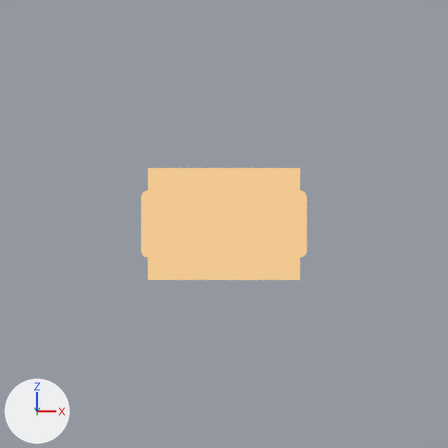
The Blender file art/source/blender/epave_pot.blend: old version first, new version second.
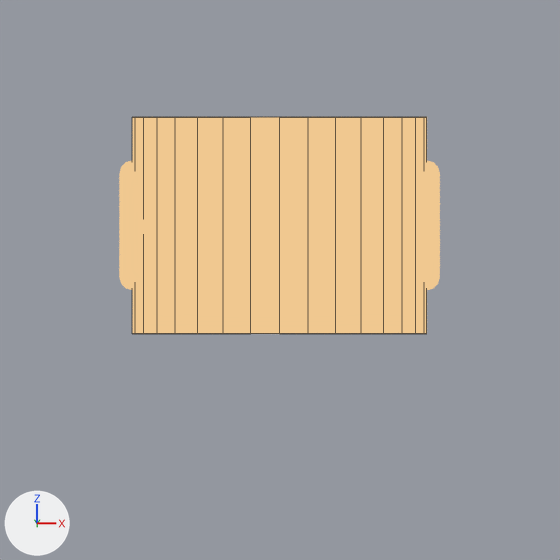
Each version appears first from the file's camera 'Camera', and next in a close-up on the part from 18% to 82% of the width and 24% to 89% of the height. The lights are fixed; the arrows at lower left show +X, +Y and +Z. The first two pictures are the older version. The close-ups show mesh edges as thin lines.

In view in the first close-up: 'anse_1', 'anse_2', 'pot'.
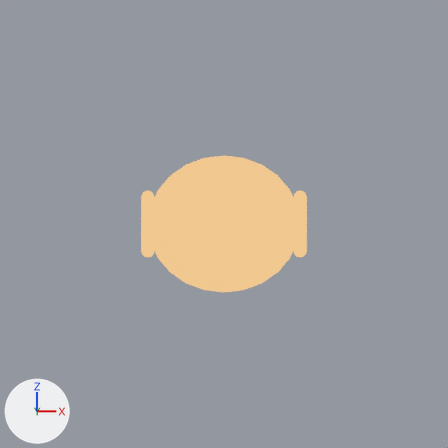
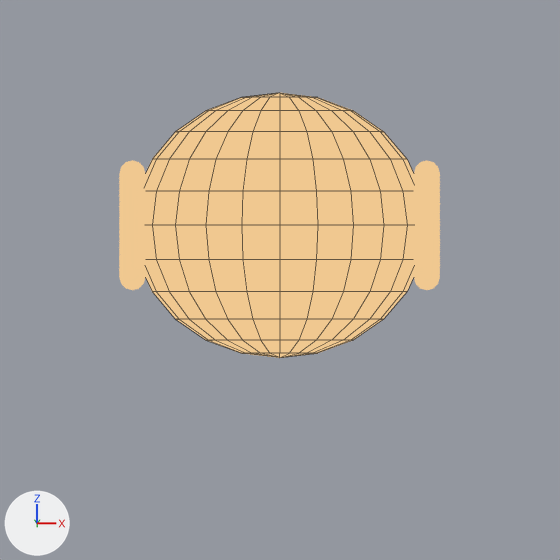
Edits to the bpy script that builds the scene:
```text
Change me_cylinder:
    used by ob_pot; location = (0.0, 0.0, 0.0)
    remove me_cylinder.from_pydata(...)  # 64 vertices, 34 faces; spans x -0.34..0.34, y -0.34..0.34, z -0.25..0.25
    add me_cylinder.from_pydata(...)  # 266 vertices, 288 faces; spans x -0.34..0.34, y -0.34..0.34, z -0.34..0.34
    me_cylinder part 1: 64 vertices removed from x -0.34..0.34, y -0.34..0.34, z -0.25..0.25; 266 vertices added at x -0.34..0.34, y -0.34..0.34, z -0.34..0.34, forming a UV sphere (24 segments, 12 rings, poles along z)
    me_cylinder part 2: the surface is now shaded smooth
Change ob_pot:
    ob_pot.scale: (1.0, 1.0, 1.0) -> (1.0, 0.8, 0.9)
```

Changed parts and their boxes (x1, y1, x2, y2) in the close-ups (560 x 560 px):
'pot', reshaped, rescaled
    before: (132, 117, 427, 334)
    after: (145, 93, 414, 358)
part 1 of me_cylinder, cut back
    before: (132, 117, 427, 334)
    after: (145, 93, 414, 358)
